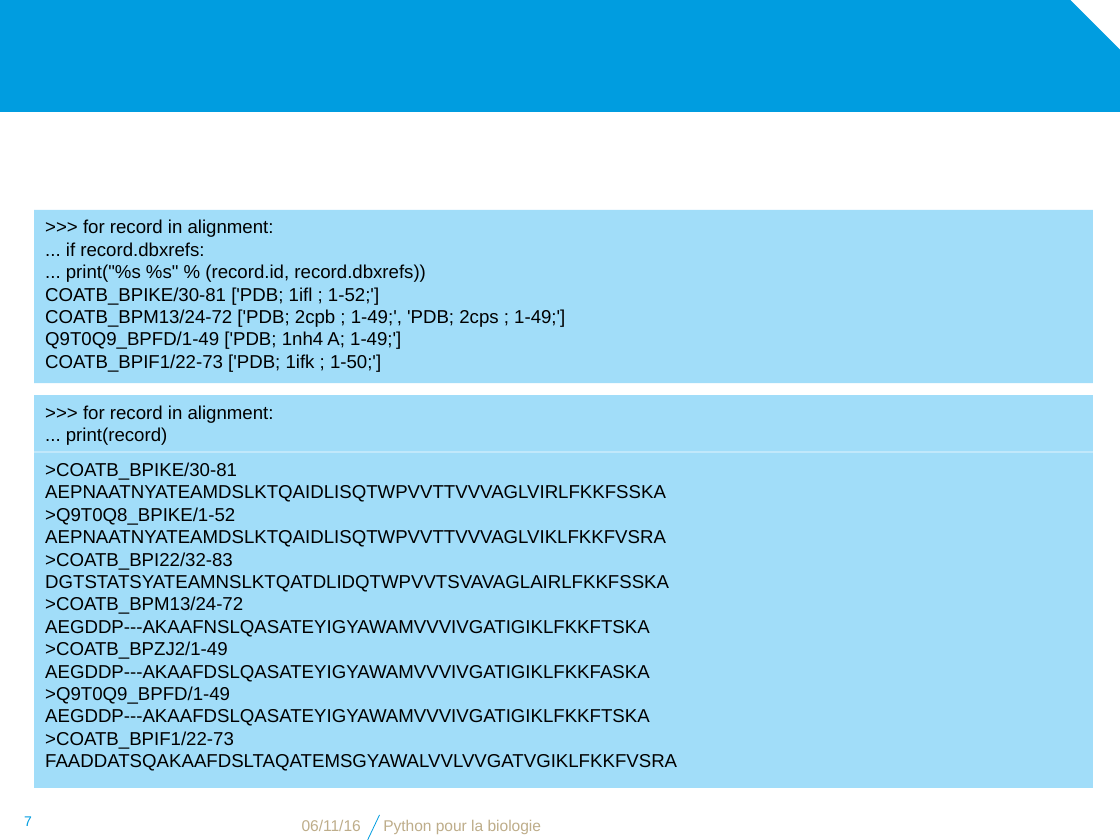
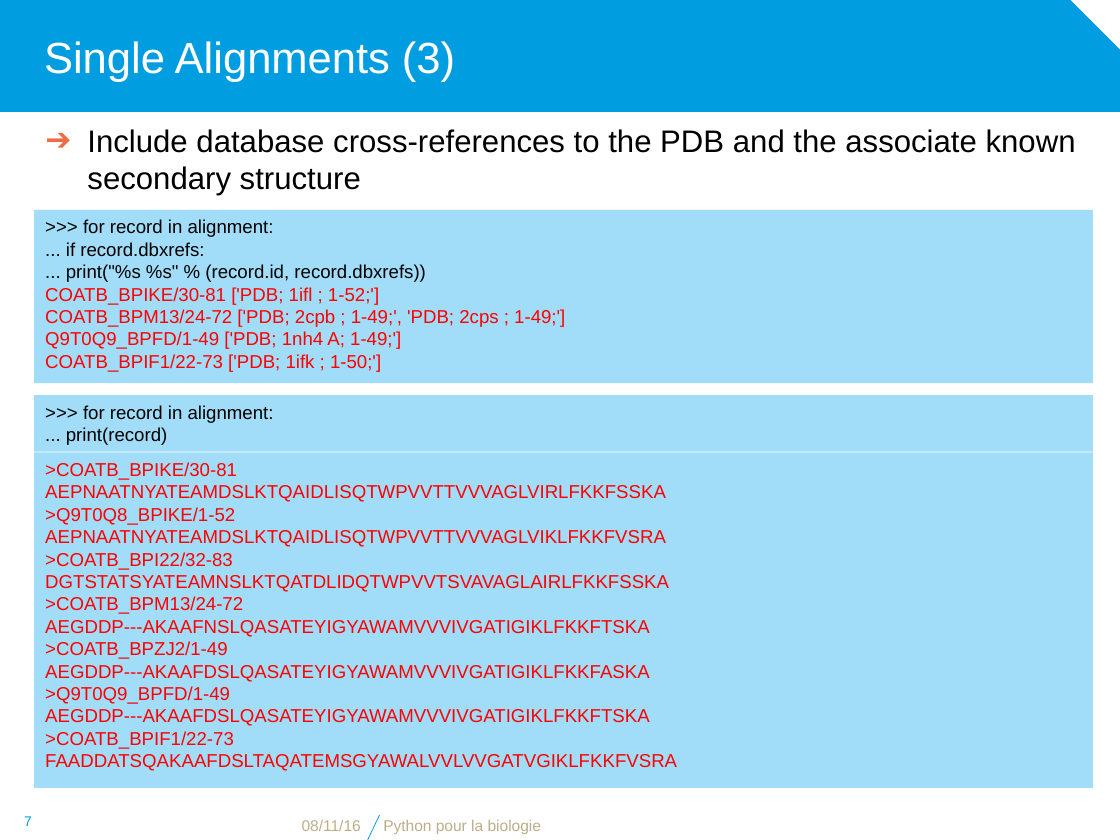
Before and after one commit to bdartigues/python_cnrs_formation, a slide deck: slide 7 of slides/python_biopython_Multiple_alignment.pptx. Drawn at 1120x840 pixels with LibreOffice and Linux fonts; fonts in the diff are those of the drawing; background and template pictures are left out. Boxes give left, top, right and bottom in pixels: in the first picture for what was removed or moved away, otherwise in the second. Text is boxed around its words. In the diff, an @@ line names an element or a change of style, - is before the commit and + after.

```diff
--- a/slides/python_biopython_Multiple_alignment.pptx
+++ b/slides/python_biopython_Multiple_alignment.pptx
@@ title added at (x1=44, y1=41, x2=455, y2=82), 28 pt, text #FFFFFF @@
+Single Alignments (3)
@@ text added at (x1=87, y1=129, x2=1076, y2=195), 20 pt, text #000000 @@
+➔ Include database cross-references to the PDB and the associate known secondary structure
@@ text in rectangle at (x1=45, y1=287, x2=565, y2=372): text colour #000000 to #FF0000 in "COATB_BPIKE/30-81 ['PDB; 1ifl ; 1-52;']", "COATB_BPM13/24-72 ['PDB; 2cpb ; 1-49;', 'PDB; 2cps ...", "Q9T0Q9_BPFD/1-49 ['PDB; 1nh4 A; 1-49;']", "COATB_BPIF1/22-73 ['PDB; 1ifk ; 1-50;']" @@
@@ rectangle ">COATB_BPIKE/30-81" at (x1=35, y1=452, x2=1093, y2=788): text colour #000000 to #FF0000 @@
```
Also in this commit, not shown: 22 other slides changed, 3 other files.
